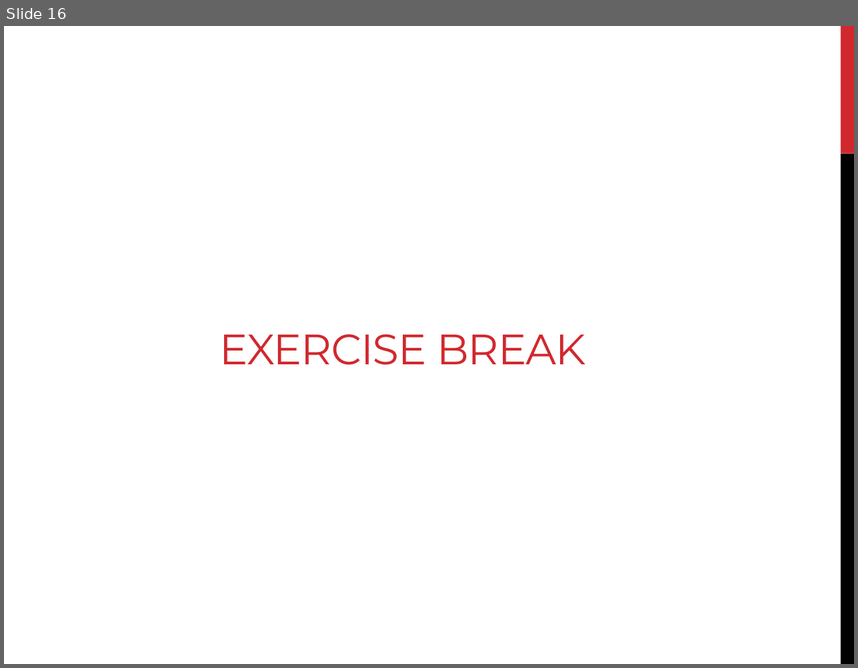
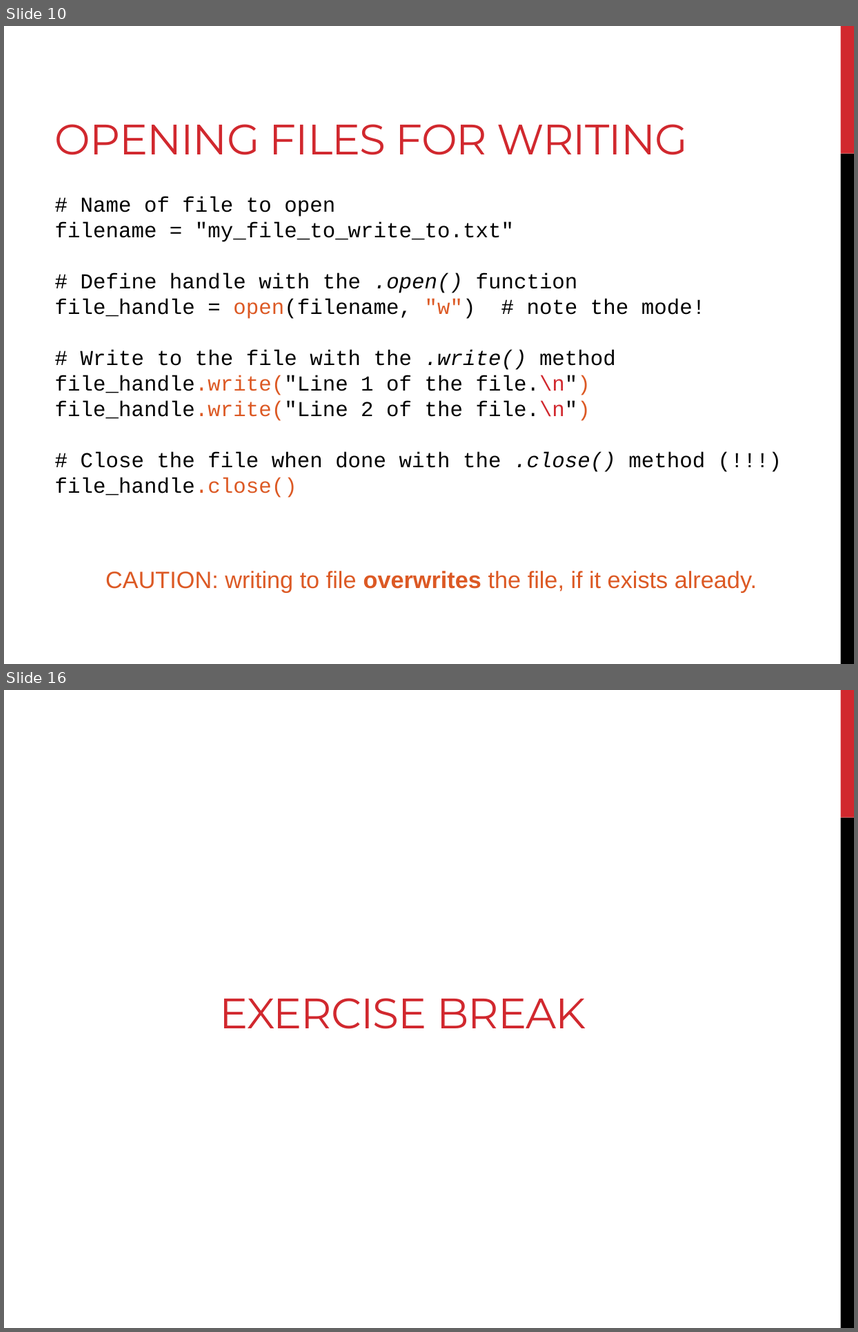
Before and after one commit to sjspielman/bdib2016_python, a slide deck: files/day3_materials/slides_day3.pptx. Shown one above the other, each under a label of ours: slide 16 before the commit, slides 10 and 16 after it; the slides between them are not shown. The pictures are 858x668 and 858x1332 pixels, drawn with LibreOffice and Linux fonts; fonts in the diff are those of the drawing. Boxes give left, top, right and bottom in pixels: in the first picture for what was removed or moved away, otherwise in the second. Text is boxed around its words. In the diff, an @@ line names an element or a change of style, - is before the commit and + after.

```diff
--- a/files/day3_materials/slides_day3.pptx
+++ b/files/day3_materials/slides_day3.pptx
@@ slide 10 added at (x1=4, y1=26, x2=854, y2=664), background #FFFFFF; not listed: 2 template elements that a slide beside it also shows @@
@@ title added at (x1=55, y1=124, x2=688, y2=155), 36 pt, text #D1282E @@
+OPENING FILES FOR WRITING
@@ text added at (x1=55, y1=196, x2=705, y2=497), 18 pt, text #000000 @@
+# Name of file to open
+filename = "my_file_to_write_to.txt"
+# Define handle with the .open() function
+file_handle = open(filename, "w") # note the mode!
+# Write to the file with the .write() method
+file_handle.write("Line 1 of the file.\n")
+file_handle.write("Line 2 of the file.\n")
+# Close the file when done with the .close() method (!!!)
+file_handle.close()
@@ text added at (x1=105, y1=570, x2=757, y2=592), 20 pt, text #DC5924 @@
+CAUTION: writing to file overwrites the file, if it exists already.
```
Also in this commit, not shown: 1 slide changed, 13 other slides added, 23 slides removed, 5 other files.
